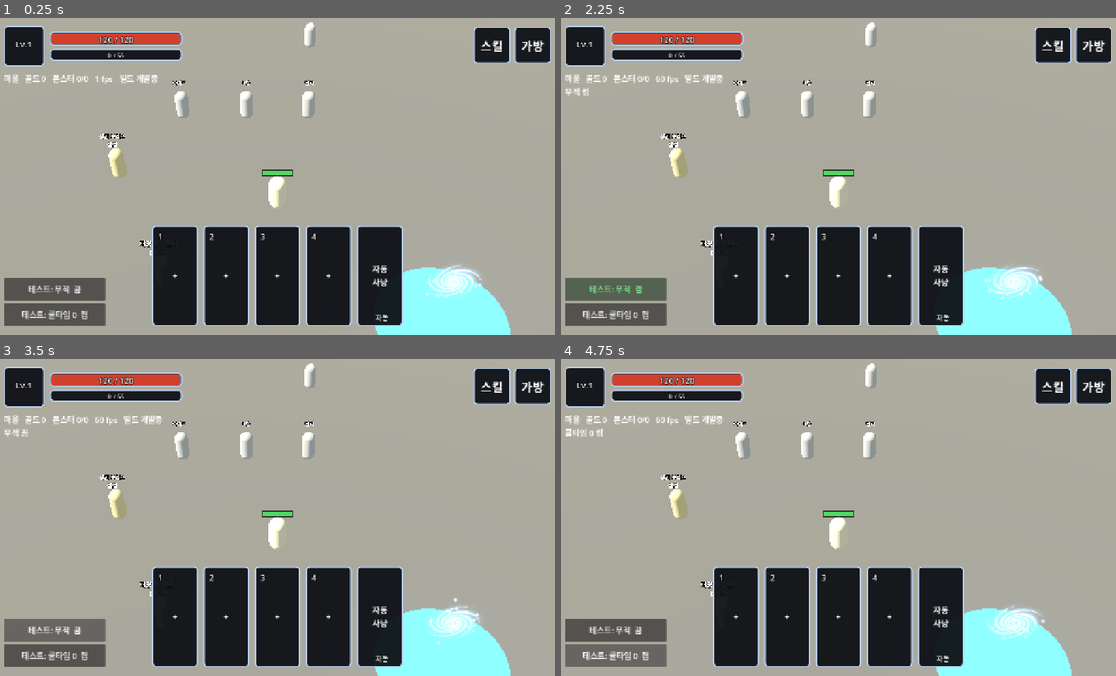
Above: before the commit, frames 1-4 (two rows, left to right).
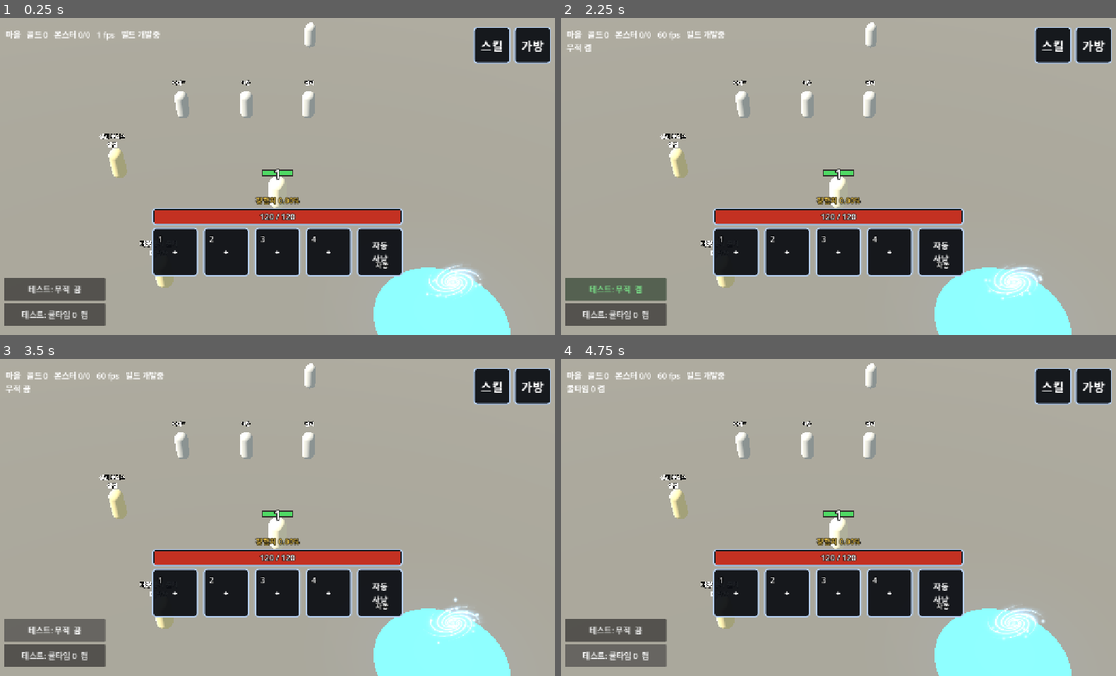
Above: after the commit, the same moments.

Repository: gogoalswo/MMORPG
Game: Godot game, scene res://main.tscn
Two runs of this game, one before a commit and one after it. Both use one fixed random seed, a clock stepped at 60 frames per second and the inputs below.
Inputs (mouse positions are in pixels of both pictures, inside the frame that each line leads up to):
- Up to frame 1 (0.25 s): no input
- Up to frame 2 (2.25 s): click (738, 274) at 0.52 s; click "닫기" at 1.25 s; click "테스트: 무적 끔" at 2 s
- Up to frame 3 (3.5 s): click "테스트: 무적 켬" at 2.75 s
- Up to frame 4 (4.75 s): click "테스트: 쿨타임 0 켬" at 3.5 s; click "테스트: 쿨타임 0 끔" at 4.25 s

The runs differ from the first frame. In frame 1, 13% of the frame differs, in the area x 0-73%, y 2-98%; in frame 2, 13%; in frame 3, 13%; in frame 4, 13%.

Commit message:
HUD 를 퀵슬롯 위 한 묶음으로 내리고 아트를 금테로 갈아 끼운다
받은 그림(모바일 MMORPG HUD)대로 다시 지었다. 레벨 배지 · 경험치 % ·
체력 막대 · 퀵슬롯이 아래 가운데에 세로로 쌓인다. 왼쪽 위 상태판과
초상은 뺐다.

- 경험치는 막대 대신 퍼센트 한 줄, 레벨은 배지 안에 숫자만
- 막대 길이는 세로 상자가 퀵슬롯 줄에 맞춰 준다
- 조각 다섯 장을 낡은 쇠 + 금테로 새로 뽑았다 (막대 홈·채움·배지·칸·단추)
- 퀵슬롯 칸은 `ui_quick_slot` 으로 분리 — `ui_skill_slot` 을 덮으면 스킬창
  장착 칸까지 바뀌어 목록 칸과 결이 어긋난다
- 찍어서 고친 것: 9조각이 배지의 둥근 테를 먹음, 막대 홈이 겹쳐 안 보임,
  뚫린 홈으로 땅이 비침, 칸 테두리에 "켜짐" 이 걸림

Co-Authored-By: Claude Opus 5 <noreply@anthropic.com>
Claude-Session: https://claude.ai/code/session_01UWpuf7GaJDnraUdk3e1vXQ

Diff:
--- a/godot/game/game.gd
+++ b/godot/game/game.gd
@@ -24,15 +24,14 @@
 const SKILL_COLUMNS := 4
 const SKILL_GAP := 10
 const SKILL_INSET := 11
-## 왼쪽 위 상태판. 초상 한 변과 막대 길이 — 1280x720 에서 화면 너비의 1/3 을 안 넘는다
-const STATUS_X := 20
-const STATUS_Y := 18
-const PORTRAIT := 92
-const BAR_W := 300
-const HP_BAR_H := 32
-## 경험치 막대는 체력보다 얇지만 **글자가 들어갈 만큼은 돼야 한다** — 22 로 뒀더니
-## 다섯 자리 숫자가 위아래로 잘렸다 (2026-09-19, 찍어서 봤다)
-const EXP_BAR_H := 27
+## 퀵슬롯 위 한 묶음 (2026-09-20 요청). 레벨 배지 한 변과 체력 막대 높이다.
+## **막대 길이는 안 정한다** — 세로 상자가 가장 넓은 자식(퀵슬롯 줄)에 맞춰 준다.
+## 막대는 **테두리 두께의 두 배보다 높아야 한다** — 34 에 여백 18 을 주었더니
+## 위아래 조각이 겹쳐 홈이 안 보였다 (2026-09-20, 찍어서 봤다)
+const LEVEL_BADGE := 86
+const HP_BAR_H := 40
+## 막대 테두리 그림에서 테가 차지하는 두께 (9조각 여백)
+const BAR_FRAME_MARGIN := 12
 ## 막대 테두리 안쪽 여백 — 채움이 테를 덮으면 홈이 아니라 판으로 보인다
 const BAR_PAD := 5
 ## 오른쪽 위 메뉴 단추 (스킬·가방). 엄지로 누르니 퀵슬롯과 비슷한 크기다
@@ -96,11 +95,10 @@
 ## 마지막으로 일어난 일 한 줄 (맞았다·레벨 올랐다)
 var _last_event := ""
 var _ui_root: Control
-## 왼쪽 위 상태판 — 초상 안 레벨, 체력 막대, 경험치 막대
+## 퀵슬롯 위 한 묶음 — 레벨 배지 안 숫자, 체력 막대와 그 위 숫자, 경험치 퍼센트
 var _level_label: Label
 var _hp_bar: TextureProgressBar
 var _hp_text: Label
-var _exp_bar: TextureProgressBar
 var _exp_text: Label
 ## 맞았을 때 화면 가장자리가 붉어지는 비네트 (game/hurt_flash.gd)
 var _hurt: HurtFlash
@@ -306,12 +304,10 @@
 	_hurt = HurtFlash.new()
 	_ui_root.add_child(_hurt)
 
-	_build_status()
-
 	# 존 이름·골드·몬스터 수·fps·빌드. **체력·레벨·경험치는 여기서 지웠다** —
-	# 상태판 막대가 보여 준다. 빌드 표시는 남긴다 (지금 보는 것이 어느 빌드인지)
+	# 퀵슬롯 위 묶음이 보여 준다. 빌드 표시는 남긴다 (지금 보는 것이 어느 빌드인지)
 	_label = Label.new()
-	_label.position = Vector2(STATUS_X, STATUS_Y + PORTRAIT + 14)
+	_label.position = Vector2(24, 24)
 	_label.add_theme_font_size_override("font_size", 18)
 	_ui_root.add_child(_label)
 
@@ -323,77 +319,57 @@
 	_build_bag_panel()
 
 
-## 왼쪽 위 상태판 — 초상·레벨·체력 막대·경험치 막대. 2026-09-19 요청으로
-## 글자 한 줄이던 것을 조각으로 갈아 끼웠다.
-##
-## ```
-## HBox ─ [초상 ui_portrait · 안에 ui_figure · 아래 Lv.N] [VBox ─ 체력 / 경험치]
-## ```
-##
-## **막대 채움은 흰 그림 한 장을 색만 바꿔 쓴다** (`tint_progress`) — 붉은 것과
-## 금빛 것을 따로 뽑으면 같은 광택을 두 번 맞춰야 한다. 조각이 없으면(sync:godot
-## 을 안 돌렸어도) 코드로 그린 테와 흰 판으로 나온다 — 창과 같은 규칙이다
-func _build_status() -> void:
-	var row := HBoxContainer.new()
-	row.position = Vector2(STATUS_X, STATUS_Y)
-	row.add_theme_constant_override("separation", 12)
-	row.mouse_filter = Control.MOUSE_FILTER_IGNORE
-	_ui_root.add_child(row)
-
-	var face := PanelContainer.new()
-	face.custom_minimum_size = Vector2(PORTRAIT, PORTRAIT)
-	face.mouse_filter = Control.MOUSE_FILTER_IGNORE
-	face.add_theme_stylebox_override("panel", _frame_box("ui_portrait", 26, 0))
-	row.add_child(face)
-
-	var face_inset := MarginContainer.new()
-	face_inset.mouse_filter = Control.MOUSE_FILTER_IGNORE
-	for side in ["left", "right", "top", "bottom"]:
-		face_inset.add_theme_constant_override("margin_" + side, 10)
-	face.add_child(face_inset)
-	_add_icon(face_inset, "ui_figure", PORTRAIT - 20)
-
-	# 레벨은 초상 아래 가운데. PanelContainer 는 자식을 칸 전체에 깔기 때문에
-	# 자리는 정렬로만 잡는다 (칸·창에서 쓰는 것과 같은 방법)
+## 레벨 배지와 경험치 — **퀵슬롯 위 묶음의 맨 윗 두 줄**이다 (2026-09-20 요청,
+## 받은 그림대로). 배지 안에 레벨 숫자를 크게 넣고, 바로 아래에 경험치를
+## 퍼센트로 적는다. 막대로 두지 않은 것도 요청이다 — 받은 그림이 그렇다
+func _build_level_badge(parent: Node) -> void:
+	# **배지는 9조각으로 늘이지 않는다** ★ 9조각은 가운데를 늘여 채우므로 둥근 테가
+	# 사라지고 좌우 날개만 남았다 (2026-09-20, 찍어서 봤다). 그림 한 장을 비율 그대로
+	# 깔고 그 위에 숫자를 얹는다 — 창 테두리(늘여 쓰는 것)와 다른 쓰임이다
+	var badge := Control.new()
+	badge.custom_minimum_size = Vector2(LEVEL_BADGE, LEVEL_BADGE)
+	badge.size_flags_horizontal = Control.SIZE_SHRINK_CENTER
+	badge.mouse_filter = Control.MOUSE_FILTER_IGNORE
+	parent.add_child(badge)
+
+	var ring := _icon("ui_level_badge")
+	if ring != null:
+		var rect := TextureRect.new()
+		rect.texture = ring
+		rect.expand_mode = TextureRect.EXPAND_IGNORE_SIZE
+		rect.stretch_mode = TextureRect.STRETCH_KEEP_ASPECT_CENTERED
+		rect.mouse_filter = Control.MOUSE_FILTER_IGNORE
+		rect.set_anchors_preset(Control.PRESET_FULL_RECT)
+		badge.add_child(rect)
+
 	_level_label = Label.new()
+	_level_label.set_anchors_preset(Control.PRESET_FULL_RECT)
 	_level_label.horizontal_alignment = HORIZONTAL_ALIGNMENT_CENTER
-	_level_label.vertical_alignment = VERTICAL_ALIGNMENT_BOTTOM
-	_level_label.add_theme_font_size_override("font_size", 20)
-	_level_label.add_theme_constant_override("outline_size", 6)
+	_level_label.vertical_alignment = VERTICAL_ALIGNMENT_CENTER
+	_level_label.add_theme_font_size_override("font_size", 30)
+	_level_label.add_theme_constant_override("outline_size", 7)
 	_level_label.add_theme_color_override("font_outline_color", Color.BLACK)
 	_level_label.mouse_filter = Control.MOUSE_FILTER_IGNORE
-	_level_label.set_anchors_preset(Control.PRESET_FULL_RECT)
-	# 테두리 위에 걸치지 않게 아래로 한 뼘 띄운다
-	var level_pad := MarginContainer.new()
-	level_pad.mouse_filter = Control.MOUSE_FILTER_IGNORE
-	level_pad.add_theme_constant_override("margin_bottom", 9)
-	level_pad.add_child(_level_label)
-	face.add_child(level_pad)
-
-	var bars := VBoxContainer.new()
-	bars.add_theme_constant_override("separation", 7)
-	bars.alignment = BoxContainer.ALIGNMENT_CENTER
-	bars.mouse_filter = Control.MOUSE_FILTER_IGNORE
-	row.add_child(bars)
-
-	var hp := _make_bar(HP_BAR_H, Color("#d2402c"), 18)
-	_hp_bar = hp["bar"]
-	_hp_text = hp["text"]
-	bars.add_child(hp["frame"])
-
-	var exp_bar := _make_bar(EXP_BAR_H, Color("#e8c14a"), 14)
-	_exp_bar = exp_bar["bar"]
-	_exp_text = exp_bar["text"]
-	bars.add_child(exp_bar["frame"])
+	badge.add_child(_level_label)
+
+	_exp_text = Label.new()
+	_exp_text.horizontal_alignment = HORIZONTAL_ALIGNMENT_CENTER
+	_exp_text.add_theme_font_size_override("font_size", 17)
+	_exp_text.add_theme_constant_override("outline_size", 6)
+	_exp_text.add_theme_color_override("font_outline_color", Color.BLACK)
+	_exp_text.add_theme_color_override("font_color", Color("#e8c14a"))
+	_exp_text.mouse_filter = Control.MOUSE_FILTER_IGNORE
+	parent.add_child(_exp_text)
 
 
 ## 막대 하나 — 홈(9조각) 안에 채움을 깔고 그 위에 숫자를 얹는다.
 ## `{"frame": PanelContainer, "bar": TextureProgressBar, "text": Label}`
 func _make_bar(height: int, tint: Color, font: int) -> Dictionary:
 	var frame := PanelContainer.new()
-	frame.custom_minimum_size = Vector2(BAR_W, height)
+	# 가로 길이는 안 정한다 — 세로 상자가 퀵슬롯 줄 너비에 맞춰 늘여 준다
+	frame.custom_minimum_size = Vector2(0, height)
 	frame.mouse_filter = Control.MOUSE_FILTER_IGNORE
-	frame.add_theme_stylebox_override("panel", _frame_box("ui_bar_frame", 18, BAR_PAD))
+	frame.add_theme_stylebox_override("panel", _frame_box("ui_bar_frame", BAR_FRAME_MARGIN, BAR_PAD))
 
 	var bar := TextureProgressBar.new()
 	bar.fill_mode = TextureProgressBar.FILL_LEFT_TO_RIGHT
@@ -404,6 +380,9 @@
 	var fill := _icon("ui_bar_fill")
 	bar.texture_progress = fill if fill != null else _white(16)
 	bar.tint_progress = tint
+	# 빈 쪽은 **어두운 바닥**이 깔린다 — 홈 안쪽을 뚫어 두어서 그대로 두면 땅이 비친다
+	bar.texture_under = bar.texture_progress
+	bar.tint_under = Color(0.06, 0.04, 0.03, 0.88)
 	bar.step = 0.0
 	bar.mouse_filter = Control.MOUSE_FILTER_IGNORE
 	frame.add_child(bar)
@@ -426,7 +405,7 @@
 func _icon_button(icon_name: String, text: String, on_press: Callable) -> PanelContainer:
 	var cell := PanelContainer.new()
 	cell.custom_minimum_size = Vector2(MENU_BTN, MENU_BTN)
-	cell.add_theme_stylebox_override("panel", _frame_box("ui_button", 26, 0))
+	cell.add_theme_stylebox_override("panel", _frame_box("ui_menu_btn", 26, 0))
 
 	var inset := MarginContainer.new()
 	inset.mouse_filter = Control.MOUSE_FILTER_IGNORE
@@ -1000,12 +979,27 @@
 ## **앵커로 자리를 잡는다** (UI 는 조각을 앵커로 조립한다). 자식을 다 넣은 뒤에
 ## 최소 크기로 오프셋을 맞추고, 양쪽으로 자라게 해서 해상도가 바뀌어도 가운데에 남는다
 func _build_skill_bar() -> void:
+	# 아래 가운데 한 묶음 — 위에서부터 레벨 배지 · 경험치 % · 체력 막대 · 퀵슬롯
+	# (2026-09-20 요청). 왼쪽 위에 따로 있던 상태판을 여기로 내렸다.
+	# 세로 상자에 담아야 막대가 퀵슬롯 줄과 같은 길이로 늘어난다
+	var column := VBoxContainer.new()
+	column.add_theme_constant_override("separation", 5)
+	column.mouse_filter = Control.MOUSE_FILTER_IGNORE
+	_ui_root.add_child(column)
+
+	_build_level_badge(column)
+
+	var hp := _make_bar(HP_BAR_H, Color("#c33122"), 18)
+	_hp_bar = hp["bar"]
+	_hp_text = hp["text"]
+	column.add_child(hp["frame"])
+
 	var dock := HBoxContainer.new()
 	dock.add_theme_constant_override("separation", 12)
-	_ui_root.add_child(dock)
+	column.add_child(dock)
 	_bar_buttons.clear()
 	for slot in int(GameData.combat().get("skillBarSize", 4)):
-		var cell := _make_skill_cell(QUICK_CELL, "ui_skill_slot", _on_bar_pressed.bind(slot))
+		var cell := _make_skill_cell(QUICK_CELL, "ui_quick_slot", _on_bar_pressed.bind(slot))
 		cell.find_child("key", true, false).text = str(slot + 1)
 		dock.add_child(cell)
 		_bar_buttons.append(cell)
@@ -1013,7 +1007,7 @@
 
 	# 자동사냥도 같은 칸이다 — 엄지가 퀵슬롯과 같은 높이에서 닿는다 (2026-09-19 요청).
 	# 켜지면 칸 위에서 화살표 고리가 돈다
-	_auto_cell = _make_skill_cell(QUICK_CELL, "ui_skill_slot", _toggle_auto)
+	_auto_cell = _make_skill_cell(QUICK_CELL, "ui_quick_slot", _toggle_auto)
 	var auto_icon: TextureRect = _auto_cell.find_child("icon", true, false)
 	auto_icon.texture = _icon("ui_icon_auto")
 	if auto_icon.texture == null:
@@ -1021,6 +1015,9 @@
 	var auto_inset: MarginContainer = auto_icon.get_parent()
 	for side in ["left", "right", "top", "bottom"]:
 		auto_inset.add_theme_constant_override("margin_" + side, AUTO_INSET)
+	# "자동"·"켜짐" 을 칸 테두리 위로 올린다 — 금테 칸은 테가 두꺼워 글자가 걸렸다
+	var auto_badge: MarginContainer = _auto_cell.find_child("badge", true, false).get_parent().get_parent()
+	auto_badge.add_theme_constant_override("margin_bottom", SKILL_INSET + 4)
 	dock.add_child(_auto_cell)
 
 	_auto_spin = TextureRect.new()
@@ -1040,9 +1037,9 @@
 	# 아이콘 바로 위, 글자 아래로 넣는다 — 맨 뒤에 두면 고리가 "자동"·"켜짐" 을 덮는다
 	_auto_cell.move_child(_auto_spin, 1)
 
-	dock.set_anchors_and_offsets_preset(Control.PRESET_CENTER_BOTTOM, Control.PRESET_MODE_MINSIZE, 20)
-	dock.grow_horizontal = Control.GROW_DIRECTION_BOTH
-	dock.grow_vertical = Control.GROW_DIRECTION_BEGIN
+	column.set_anchors_and_offsets_preset(Control.PRESET_CENTER_BOTTOM, Control.PRESET_MODE_MINSIZE, 16)
+	column.grow_horizontal = Control.GROW_DIRECTION_BOTH
+	column.grow_vertical = Control.GROW_DIRECTION_BEGIN
 
 	var menu := HBoxContainer.new()
 	menu.add_theme_constant_override("separation", 8)
@@ -2362,16 +2359,14 @@
 ## 퀵슬롯을 상태에 맞춘다. 쿨타임이 남았으면 어둠을 덮고 남은 초를 적는다
 ## 왼쪽 위 상태판을 스냅샷에 맞춘다. 레벨·체력·경험치는 **여기 한 곳에서만** 그린다
 func _refresh_status(me: Dictionary) -> void:
-	_level_label.text = "Lv.%d" % int(me.level)
+	_level_label.text = str(int(me.level))
 	var max_hp := maxf(1.0, float(me.stats.maxHp))
 	_hp_bar.max_value = max_hp
 	_hp_bar.value = float(me.hp)
 	_hp_text.text = "%d / %d" % [int(me.hp), int(max_hp)]
 	# 다음 레벨까지 필요한 양. 만렙이면 0 이 와서 0 으로 나누게 된다
 	var need := maxi(1, Combat.exp_to_next(int(me.level)))
-	_exp_bar.max_value = need
-	_exp_bar.value = mini(int(me.exp), need)
-	_exp_text.text = "%d / %d" % [int(me.exp), need]
+	_exp_text.text = "경험치 %.2f%%" % (minf(float(me.exp) / need, 1.0) * 100.0)
 
 
 func _refresh_bar(me: Dictionary) -> void:
--- a/godot/tests/ui_test.gd
+++ b/godot/tests/ui_test.gd
@@ -254,20 +254,21 @@
 		quit(1)
 
 
-## 왼쪽 위 상태판과 오른쪽 위 메뉴 — 자리, 숫자, 누르면 창이 열리나 (2026-09-19 요청).
+## 퀵슬롯 위 묶음과 오른쪽 위 메뉴 — 자리, 숫자, 누르면 창이 열리나.
+## 2026-09-20 요청으로 레벨·경험치·체력이 왼쪽 위에서 **퀵슬롯 위**로 내려왔다.
 ## 화면 밖으로 나가거나 서로 겹치는 것은 수치로 잡힌다 — 찍어서 볼 것은 결뿐이다
 func _case_status(game: Node3D) -> void:
 	var me: Dictionary = game._transport.snapshot().players[game._transport.my_id()]
 	var screen := Vector2(1280, 720)
 
-	# 레벨·체력·경험치가 스냅샷을 그대로 보여 준다
-	if game._level_label.text != "Lv.%d" % int(me.level):
-		_fail("레벨 글자가 '%s'" % game._level_label.text)
+	# 레벨·체력·경험치가 스냅샷을 그대로 보여 준다. 레벨은 배지 안이라 **숫자만**이고,
+	# 경험치는 막대가 아니라 퍼센트다
+	if game._level_label.text != str(int(me.level)):
+		_fail("레벨 글자가 '%s' (스냅샷은 %d)" % [game._level_label.text, me.level])
 	if game._hp_text.text != "%d / %d" % [int(me.hp), int(me.stats.maxHp)]:
 		_fail("체력 글자가 '%s' (스냅샷은 %d/%d)" % [game._hp_text.text, me.hp, me.stats.maxHp])
-	var need := Combat.exp_to_next(int(me.level))
-	if game._exp_bar.max_value != float(maxi(1, need)):
-		_fail("경험치 막대 최대치가 %d 이어야 하는데 %d" % [need, game._exp_bar.max_value])
+	if not game._exp_text.text.begins_with("경험치 ") or not game._exp_text.text.ends_with("%"):
+		_fail("경험치가 퍼센트가 아니다: '%s'" % game._exp_text.text)
 
 	# 막대가 줄어든다 — 반쯤 깎아 보고 채움 폭이 아니라 값으로 본다
 	me.hp = int(me.stats.maxHp) / 2
@@ -275,15 +276,25 @@
 	if game._hp_bar.value != float(me.hp):
 		_fail("체력을 깎았는데 막대가 %d" % game._hp_bar.value)
 
-	# 왼쪽 위 안에 있고 화면 밖으로 안 나간다
-	var hp_rect: Rect2 = game._hp_bar.get_global_rect()
-	var exp_rect: Rect2 = game._exp_bar.get_global_rect()
-	if hp_rect.position.x < 0.0 or hp_rect.position.y < 0.0 or exp_rect.end.x > screen.x / 2.0:
-		_fail("상태판이 왼쪽 위에 안 들어간다: %s / %s" % [hp_rect, exp_rect])
-	if exp_rect.position.y <= hp_rect.position.y:
-		_fail("경험치 막대가 체력 막대 아래가 아니다")
-
-	# 오른쪽 위 메뉴 — 화면 안, 상태판과 안 겹침
+	# 퀵슬롯 바로 위에, 퀵슬롯과 같은 길이로 깔린다.
+	# **테두리(부모) 기준이다** — 채움은 안쪽 여백만큼 좁다
+	var hp_frame: Control = game._hp_bar.get_parent()
+	var hp_rect: Rect2 = hp_frame.get_global_rect()
+	var quick: Rect2 = game._bar_buttons[0].get_global_rect()
+	var badge: Rect2 = game._level_label.get_global_rect()
+	if hp_rect.end.y > quick.position.y + 1.0 or quick.position.y - hp_rect.end.y > 24.0:
+		_fail("체력 막대가 퀵슬롯 바로 위가 아니다: 막대 %s · 퀵슬롯 %s" % [hp_rect, quick])
+	if absf(hp_rect.get_center().x - screen.x / 2.0) > 2.0:
+		_fail("체력 막대가 화면 가운데가 아니다: %s" % hp_rect)
+	if absf(hp_rect.size.x - float(game._auto_cell.get_global_rect().end.x - quick.position.x)) > 6.0:
+		_fail("체력 막대가 퀵슬롯 줄과 길이가 다르다 (%.0f)" % hp_rect.size.x)
+	if badge.end.y > hp_rect.position.y or badge.position.y < 0.0:
+		_fail("레벨 배지가 막대 위에 안 올라갔다: %s" % badge)
+	var exp_rect: Rect2 = game._exp_text.get_global_rect()
+	if exp_rect.position.y < badge.end.y - 2.0 or exp_rect.end.y > hp_rect.position.y + 2.0:
+		_fail("경험치가 레벨과 막대 사이가 아니다: %s" % exp_rect)
+
+	# 오른쪽 위 메뉴 — 화면 안, 묶음과 안 겹침
 	if game._menu_cells.size() != 2:
 		_fail("오른쪽 위 단추가 2개여야 하는데 %d개" % game._menu_cells.size())
 		return
@@ -291,8 +302,8 @@
 	var bag_rect: Rect2 = game._menu_cells[1].get_global_rect()
 	if bag_rect.end.x > screen.x or skill_rect.position.y < 0.0 or bag_rect.position.y > 120.0:
 		_fail("메뉴 단추가 오른쪽 위에 안 붙었다: %s / %s" % [skill_rect, bag_rect])
-	if skill_rect.intersects(exp_rect) or skill_rect.intersects(hp_rect):
-		_fail("메뉴 단추가 상태판과 겹친다")
+	if skill_rect.intersects(hp_rect) or skill_rect.intersects(badge):
+		_fail("메뉴 단추가 퀵슬롯 위 묶음과 겹친다")
 
 	# 눌러서 창이 열린다
 	game._menu_cells[0].find_child("hit", true, false).pressed.emit()
@@ -306,7 +317,7 @@
 		_fail("오른쪽 위 가방 단추를 눌렀는데 가방이 안 열렸다")
 	game._toggle_bag()
 	await process_frame
-	print("  상태판: 체력 %s · 경험치 %s · %s" % [game._hp_text.text, game._exp_text.text, game._level_label.text])
+	print("  퀵슬롯 위: Lv.%s · %s · 체력 %s (막대 %.0fpx)" % [game._level_label.text, game._exp_text.text, game._hp_text.text, hp_rect.size.x])
 
 
 ## 가방·장비 창 — 열리나, 칸이 제대로 깔리나, 골라서 낄 수 있나.
Not shown, changed: docs/features/README.md
Not shown, changed: docs/features/hud.md
Not shown, changed: public/assets/icons/ui_bar_fill.png
Not shown, changed: public/assets/icons/ui_bar_frame.png
Not shown, added: public/assets/icons/ui_level_badge.png
Not shown, added: public/assets/icons/ui_menu_btn.png
Not shown, changed: public/assets/icons/ui_portrait.png
Not shown, added: public/assets/icons/ui_quick_slot.png
Not shown, changed: scripts/build-item-icons.mjs
Not shown, changed: scripts/fetch-assets.sh
Not shown, changed: scripts/sync-godot-assets.mjs
